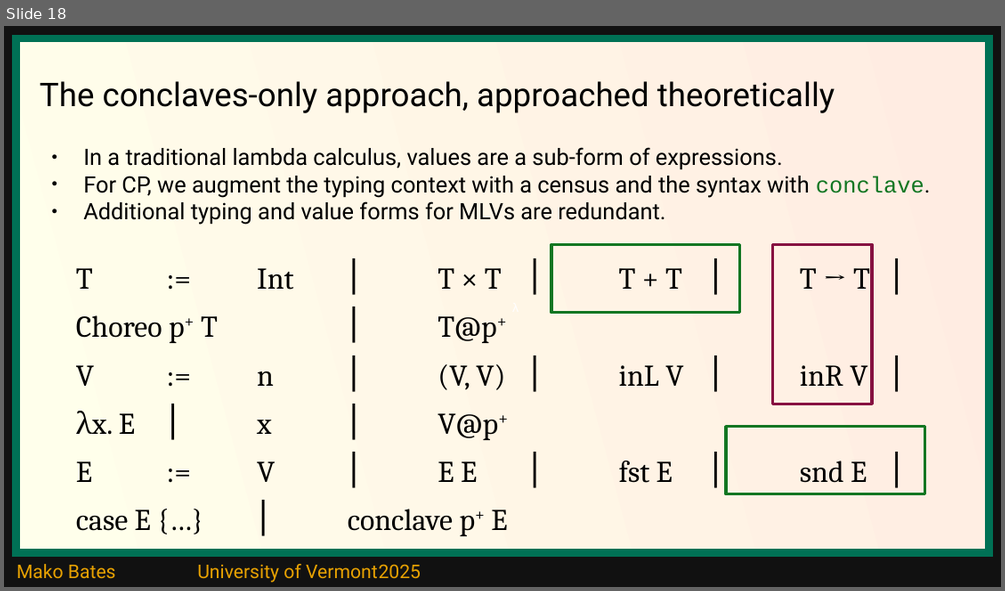
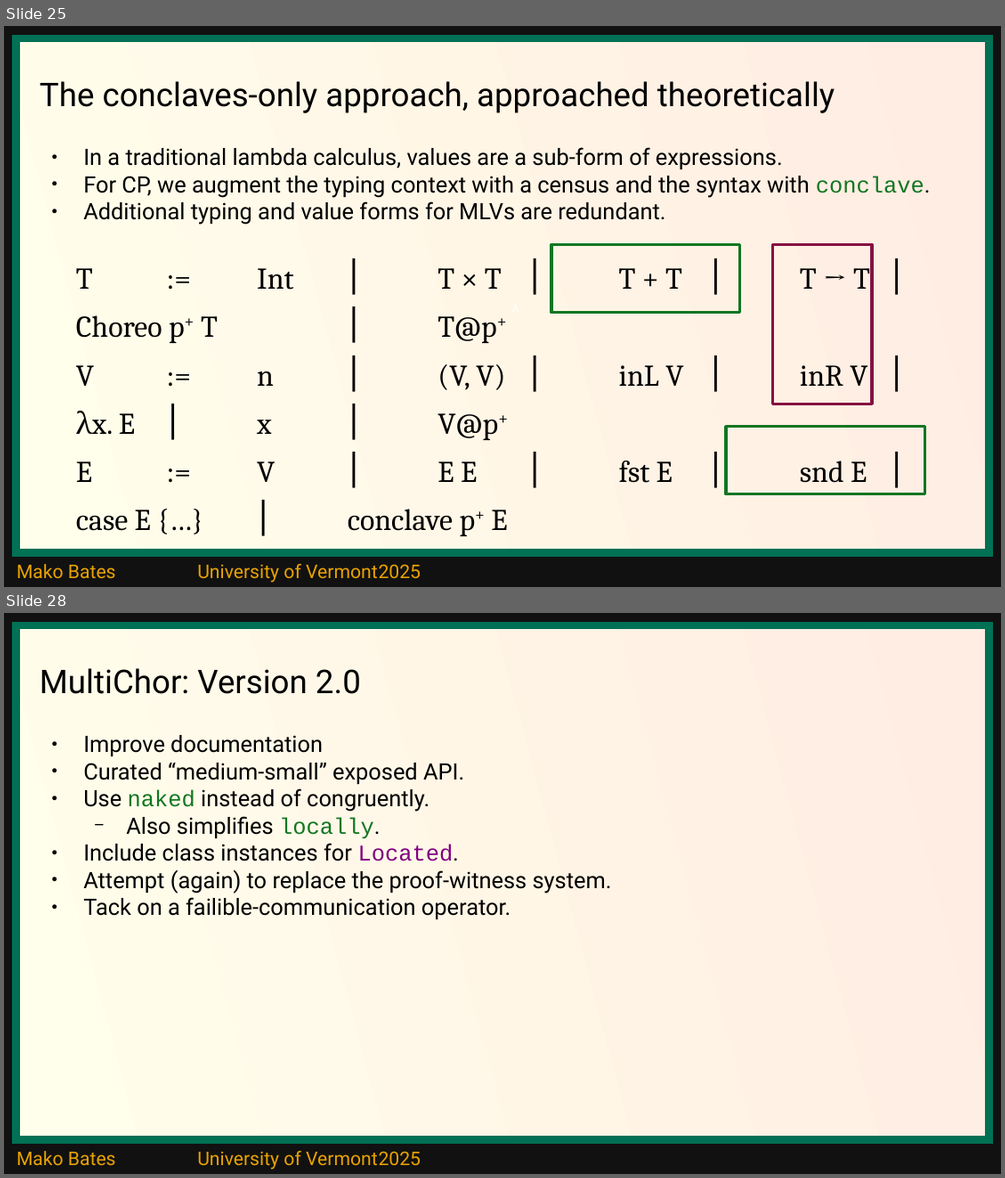
Before and after one commit to ShapeOfMatter/thesis_CP_UVM, a slide deck: thesis defense.odp. Shown one above the other, each under a label of ours: slide 18 before the commit, slides 25 and 28 after it; the slides between them are not shown. The pictures are 1005x591 and 1005x1178 pixels, drawn with LibreOffice and Linux fonts; fonts in the diff are those of the drawing. Boxes give left, top, right and bottom in pixels: in the first picture for what was removed or moved away, otherwise in the second. Text is boxed around its words. In the diff, an @@ line names an element or a change of style, - is before the commit and + after.

```diff
--- a/thesis defense.odp
+++ b/thesis defense.odp
@@ slide 28 added at (4,613,1001,1174), background #111111; not listed: 2 template elements that a slide beside it also shows @@
@@ title added at (40,668,361,694), 26 pt, text #000000 @@
+MultiChor: Version 2.0
@@ text added at (83,735,612,919), 18 pt, text #000000 @@
+● Improve documentation
+● Curated “medium-small” exposed API.
+● Use naked instead of congruently.
+  − Also simplifies locally.
+● Include class instances for Located.
+● Attempt (again) to replace the proof-witness system.
+● Tack on a failible-communication operator.
@@ what was slide 18 is now slide 25 @@
```
Also in this commit, not shown: 5 slides changed, 13 other slides added, 4 slides removed.
